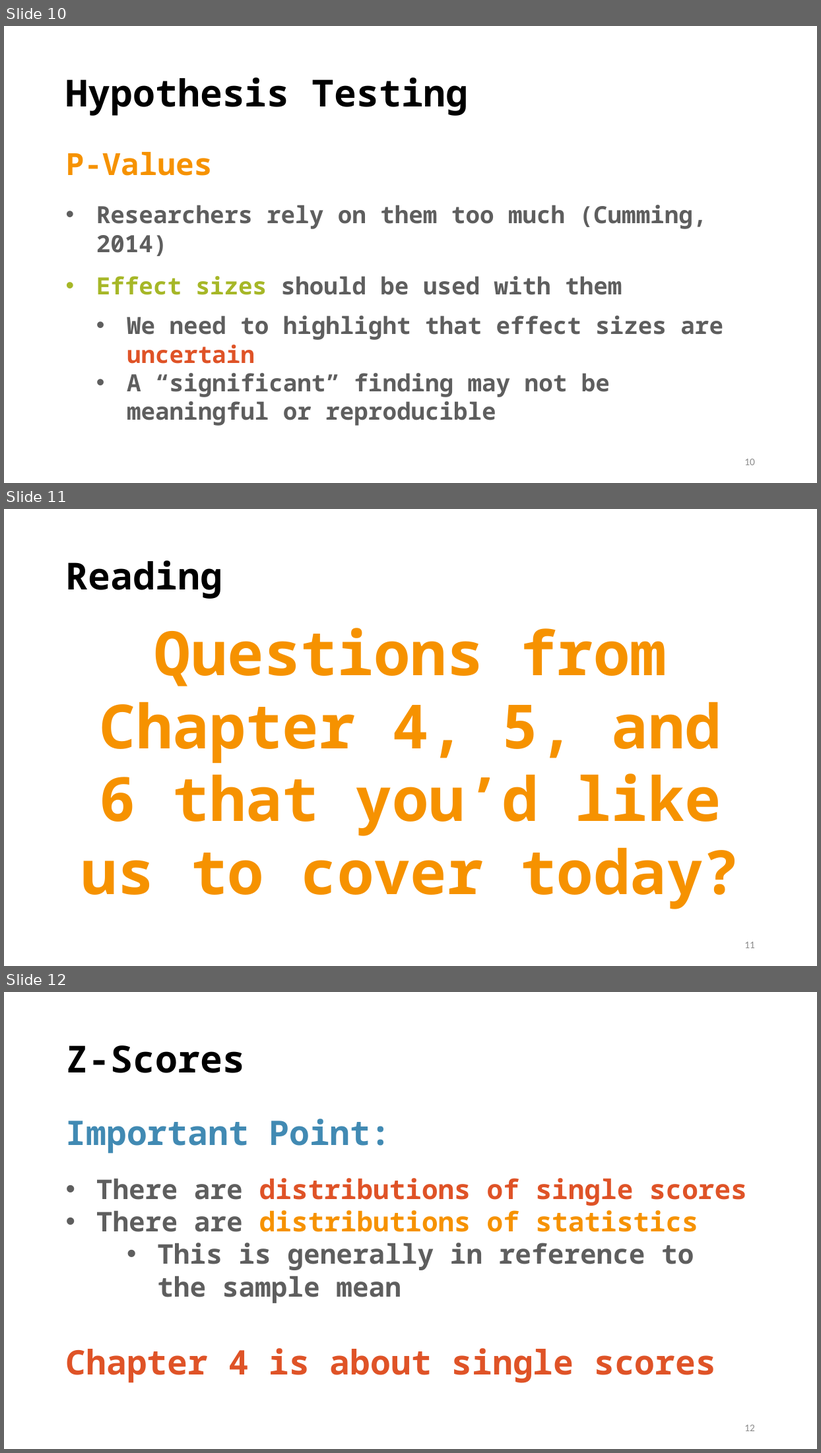
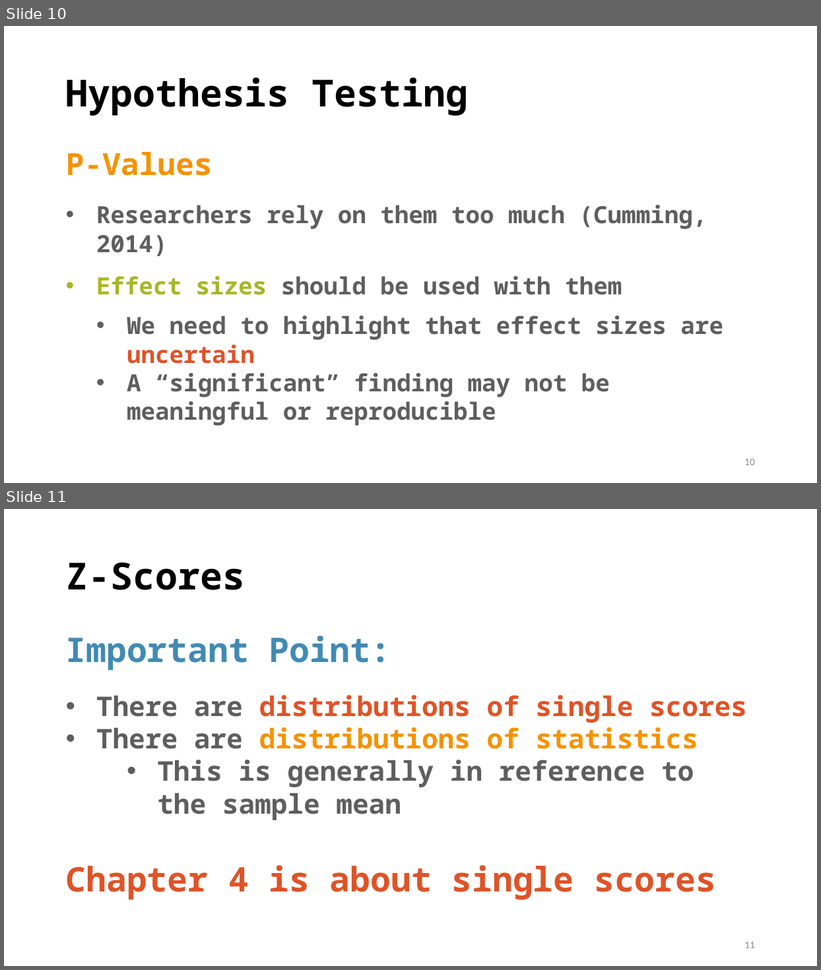
Before and after one commit to TysonStanley/EDU-6050, a slide deck: Slides/04_EDUC_6050_2018.pptx. Shown one above the other, each under a label of ours: slides 10, 11 and 12 before the commit, slides 10 and 11 after it. The pictures are 821x1453 and 821x970 pixels, drawn with LibreOffice and Linux fonts; fonts in the diff are those of the drawing. Boxes give left, top, right and bottom in pixels: in the first picture for what was removed or moved away, otherwise in the second. Text is boxed around its words. In the diff, an @@ line names an element or a change of style, - is before the commit and + after.

```diff
--- a/Slides/04_EDUC_6050_2018.pptx
+++ b/Slides/04_EDUC_6050_2018.pptx
@@ slide 11 removed at bbox=[4, 509, 817, 966], background #FFFFFF @@
@@ title removed at bbox=[66, 560, 222, 599] @@
-Reading
@@ text removed at bbox=[81, 628, 740, 910] @@
-Questions from Chapter 4, 5, and 6 that you’d like us to cover today?
@@ page number removed at bbox=[745, 942, 755, 949] @@
-11
@@ what was slide 12 is now slide 11 @@
@@ page number at bbox=[745, 942, 755, 949]: text changed @@
-12
+11
```
Also in this commit, not shown: 1 slide added, 2 other slides removed, 6 other files.
